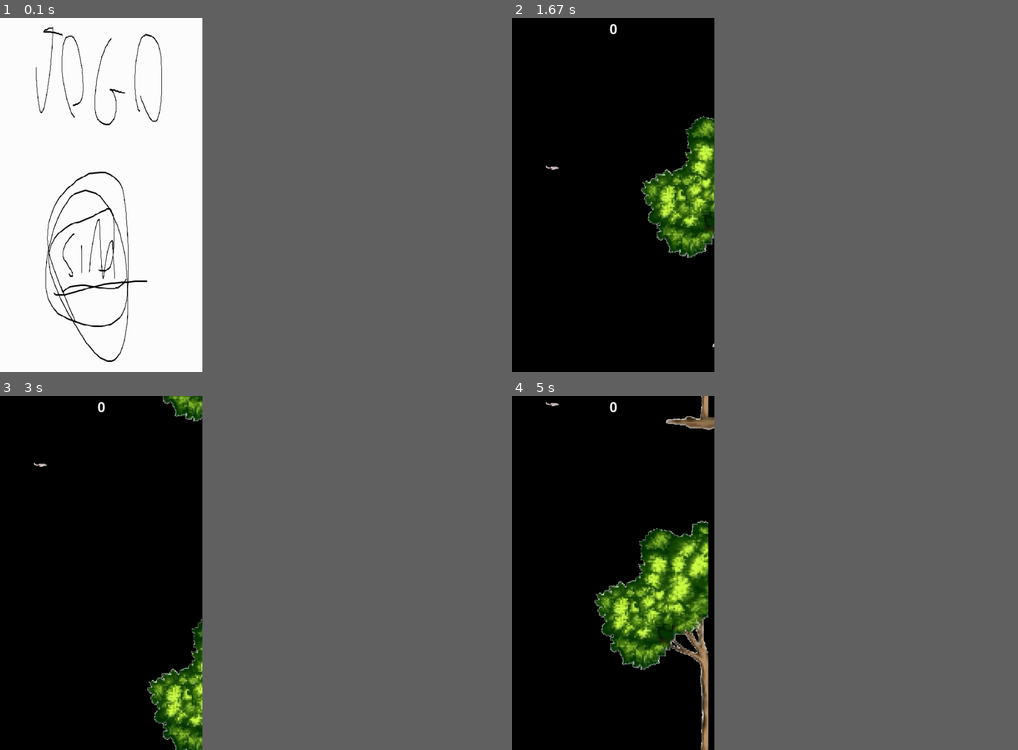
Above: before the commit, frames 1-4 (two rows, left to right).
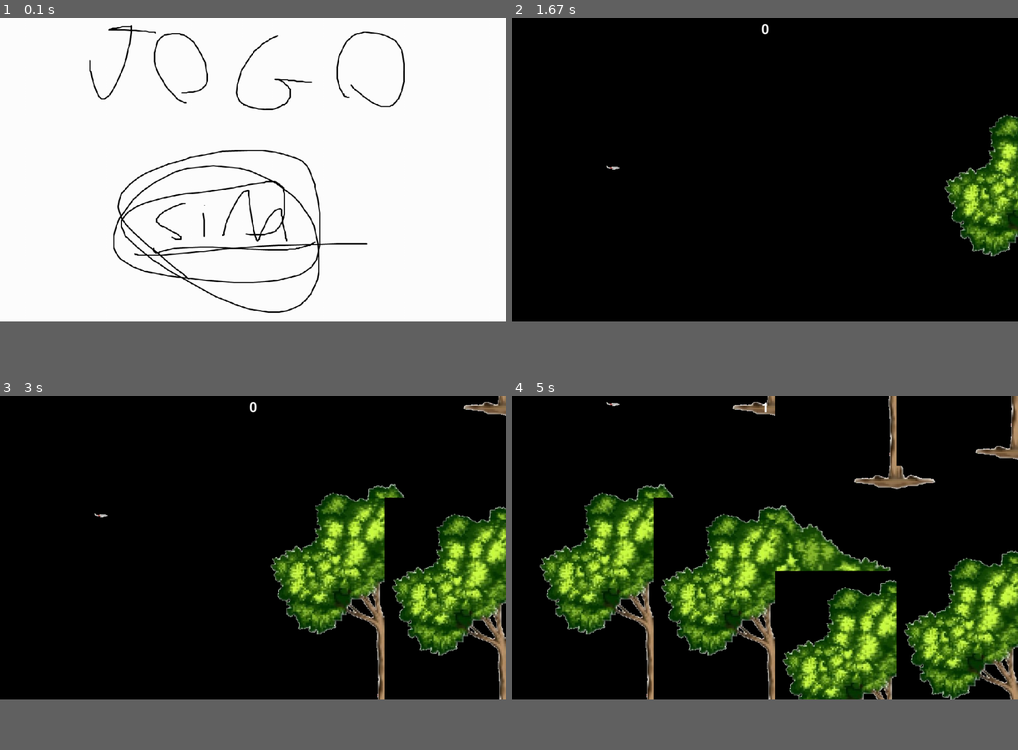
Above: after the commit, the same moments.

Repository: thomaskmk/PyGame
Game: pygame game, started from jogo.py
Two runs of this game, one before a commit and one after it. Both use one fixed random seed, a clock stepped at 60 frames per second and the inputs below.
Inputs:
- Up to frame 1 (0.1 s): no input
- Up to frame 2 (1.67 s): tap Enter at 0.33 s; hold Up 0.67-1.13 s; hold Down 1.17-1.63 s
- Up to frame 3 (3 s): hold Up 1.67-2.03 s; hold Down 2.07-2.43 s; hold Up 2.47-2.77 s; hold Down from 2.8 s (still down)
- Up to frame 4 (5 s): release Down at 3.1 s; hold Up 3.13-3.5 s; hold Down 3.53-3.9 s; hold Up 3.93-4.23 s; hold Up 4.27-4.57 s
The window is 360x630 before the commit and 900x540 after it. Grey fills any space a smaller window leaves; there, only what the larger window draws over its background counts as a difference.

The runs differ from the first frame. In frame 1, 4.6% of the frame differs, in the area x 7-80%, y 1-98%; in frame 2, 7.3%; in frame 3, 16%; in frame 4, 32%, in the area x 5-100%, y 0-100%.

Commit message:
Novas configuracoes

Diff:
--- a/config.py
+++ b/config.py
@@ -3,8 +3,8 @@
 from pygame.locals import *
 
 # Dados gerais do jogo.
-LARGURA = 400  # Largura da tela
-ALTURA = 700 # Altura da tela
+LARGURA = 1000  # Largura da tela
+ALTURA = 600 # Altura da tela
 FPS = 60 # Frames por segundo
 
 INIT = 0
@@ -17,16 +17,16 @@
 ALT_CHAO = 100
 
 # Dados gerais do cano:
-LARG_CANO = 80
-ALT_CANO = 500
-ESPACO_CANOS = 200
+LARG_CANO = 300
+ALT_CANO = 400
+ESPACO_CANOS = 70
 
 # Define algumas variáveis com as cores básicas
 WHITE = (255, 255, 255)
 BLACK = (0, 0, 0)
 RED = (255, 0, 0)
 GREEN = (0, 255, 0)
-BLUE = (0, 0, 255)
+BLUE = (0, 0, 150)
 YELLOW = (255, 255, 0)
 
 
